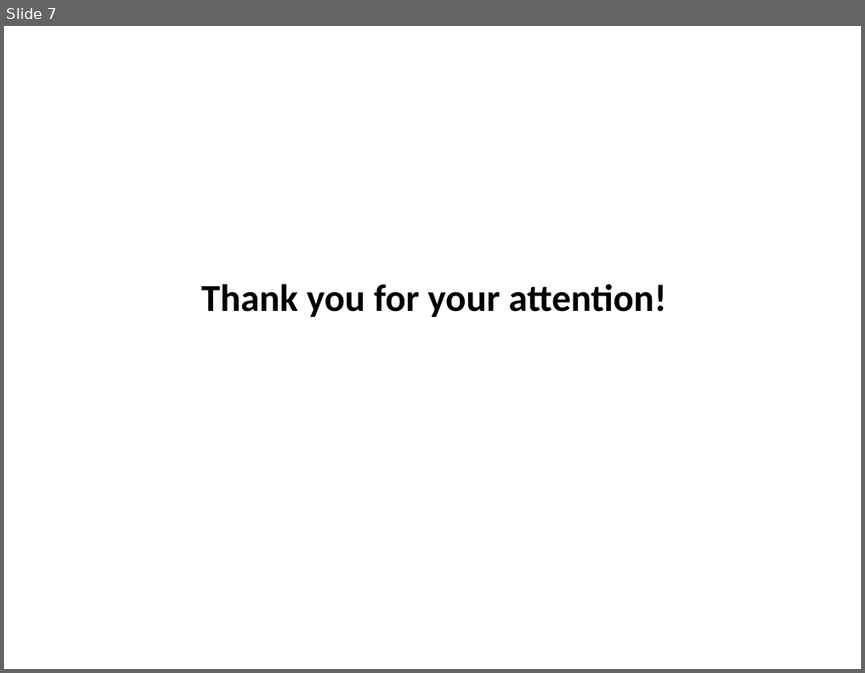
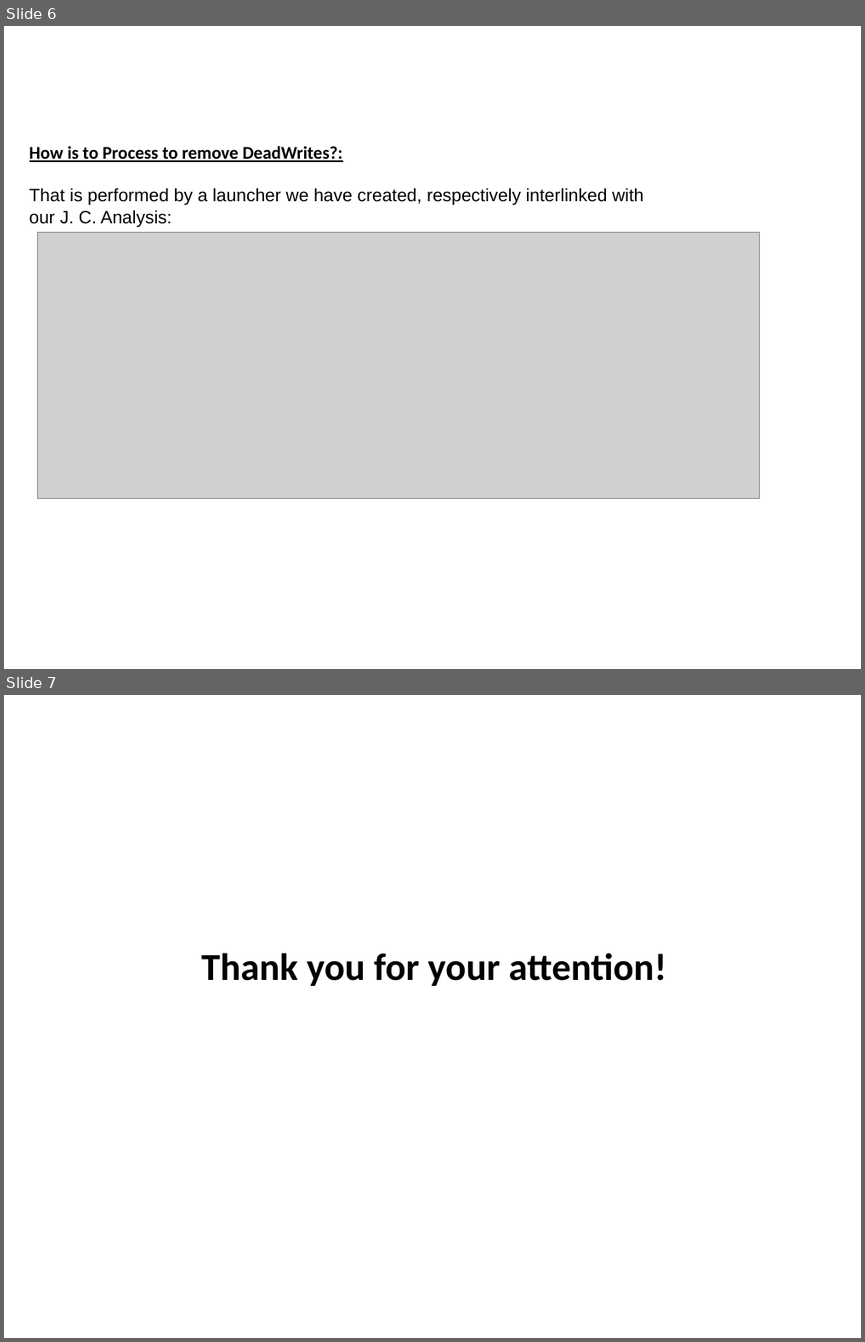
Before and after one commit to nicolas-voigt/PTADynamicDW, a slide deck: Documentation/PP - DeadWrites - Nase and Voigt PTaA.ppt. Shown one above the other, each under a label of ours: slide 7 before the commit, slides 6 and 7 after it. The pictures are 865x673 and 865x1342 pixels, drawn with LibreOffice and Linux fonts; fonts in the diff are those of the drawing; grey boxes stand for pictures; background and template pictures are left out. Boxes give left, top, right and bottom in pixels: in the first picture for what was removed or moved away, otherwise in the second. Text is boxed around its words. In the diff, an @@ line names an element or a change of style, - is before the commit and + after.

```diff
--- a/Documentation/PP - DeadWrites - Nase and Voigt PTaA.ppt
+++ b/Documentation/PP - DeadWrites - Nase and Voigt PTaA.ppt
@@ slide 6 added at [4, 26, 861, 669], background picture (left out) @@
@@ text added at [30, 146, 643, 227], 15 pt, text #000000 @@
+How is to Process to remove DeadWrites?:
+That is performed by a launcher we have created, respectively interlinked with
+our J. C. Analysis:
@@ picture added at [37, 232, 760, 498] @@
```
Also in this commit, not shown: 2 slides changed, 1 slide removed, 9 other files.
